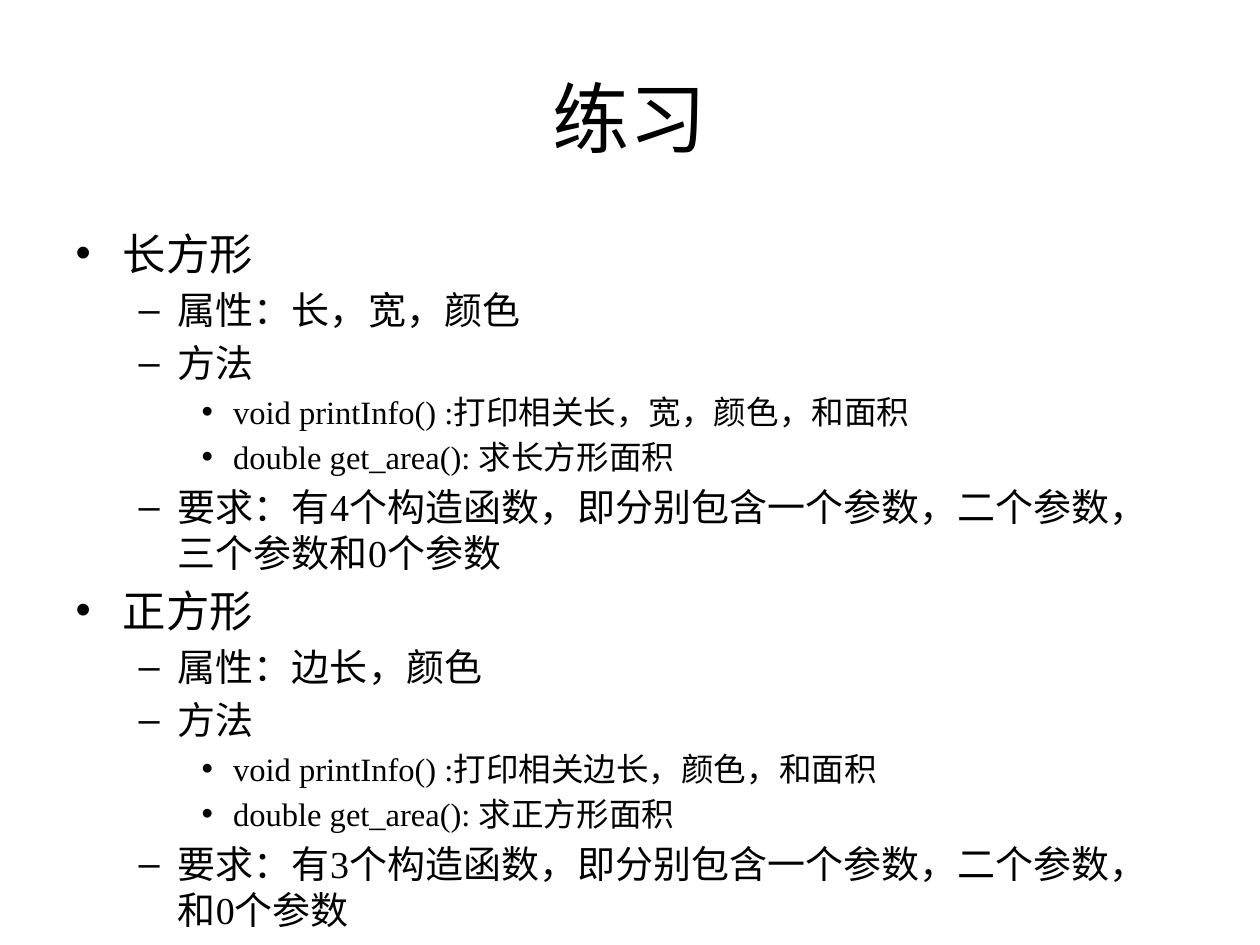
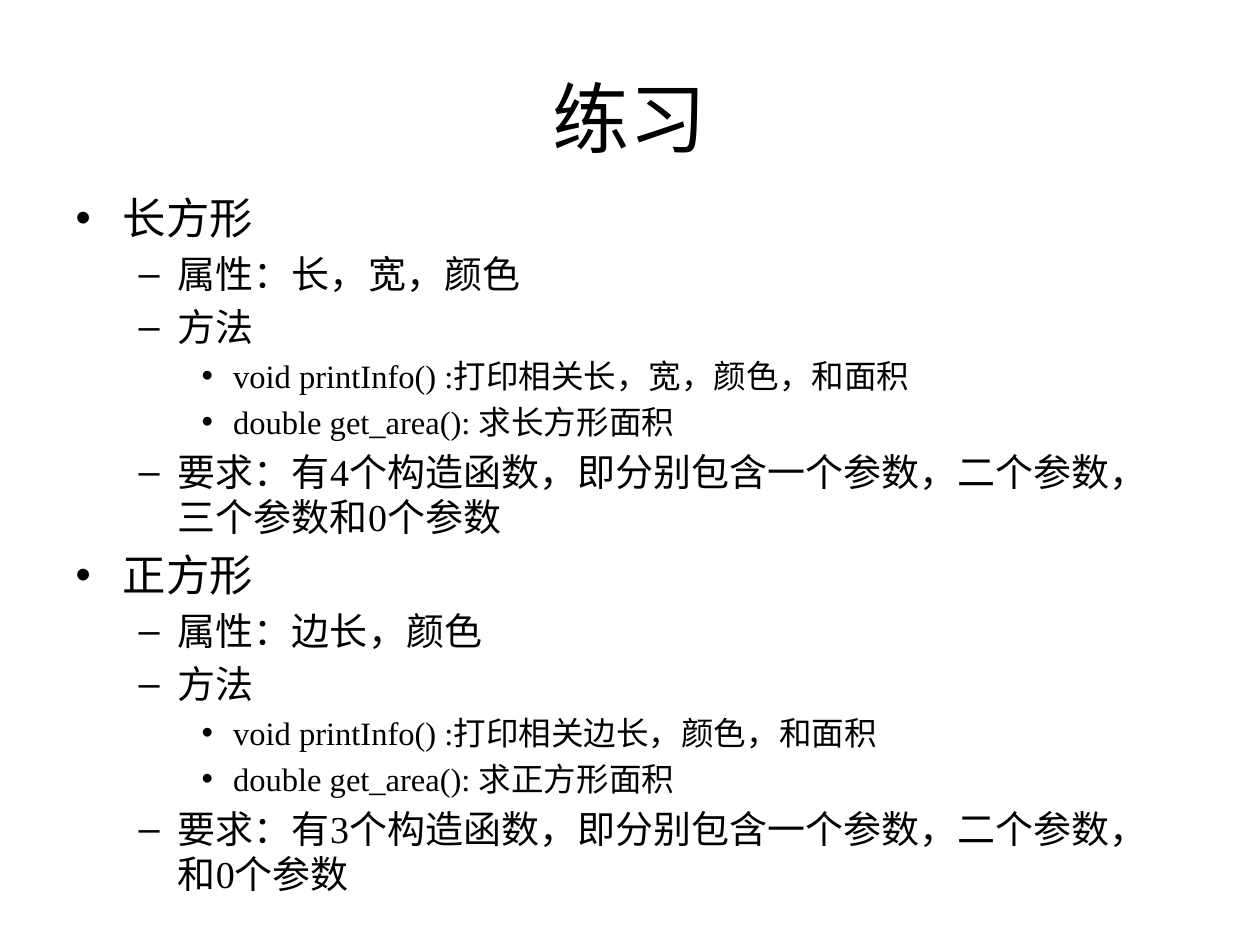
Before and after one commit to zhutao2015/JavaCourse, a slide deck: slide 5 of lesson4/class-multi-constructors.pptx. Drawn at 1260x945 pixels with LibreOffice and Linux fonts; fonts in the diff are those of the drawing. Boxes give left, top, right and bottom in pixels: in the first picture for what was removed or moved away, otherwise in the second. Text is boxed around its words. In the diff, an @@ line names an element or a change of style, - is before the commit and + after.

Commit message:
update ppt

```diff
--- a/lesson4/class-multi-constructors.pptx
+++ b/lesson4/class-multi-constructors.pptx
@@ text "长方形" rewrapped from <box>123,233,1147,927</box> to <box>123,197,1147,847</box> @@
```
Also in this commit, not shown: 1 other file.
